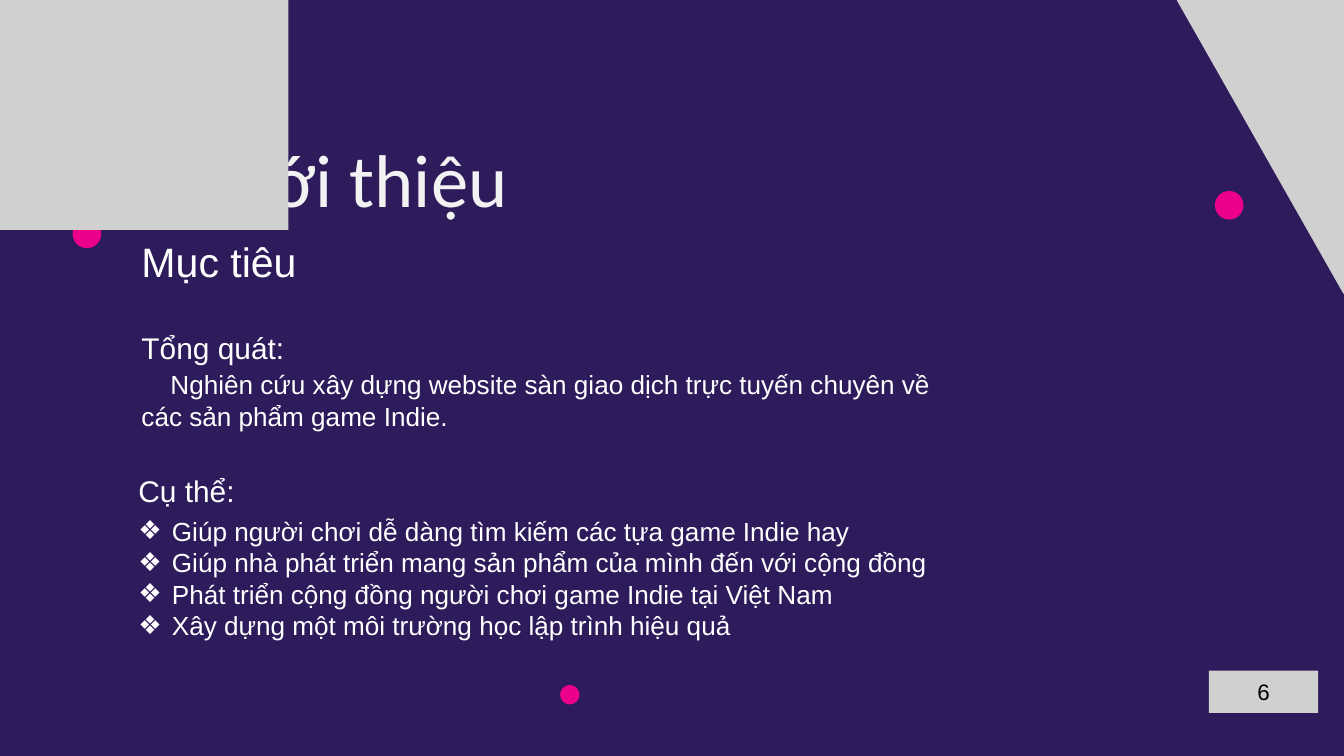
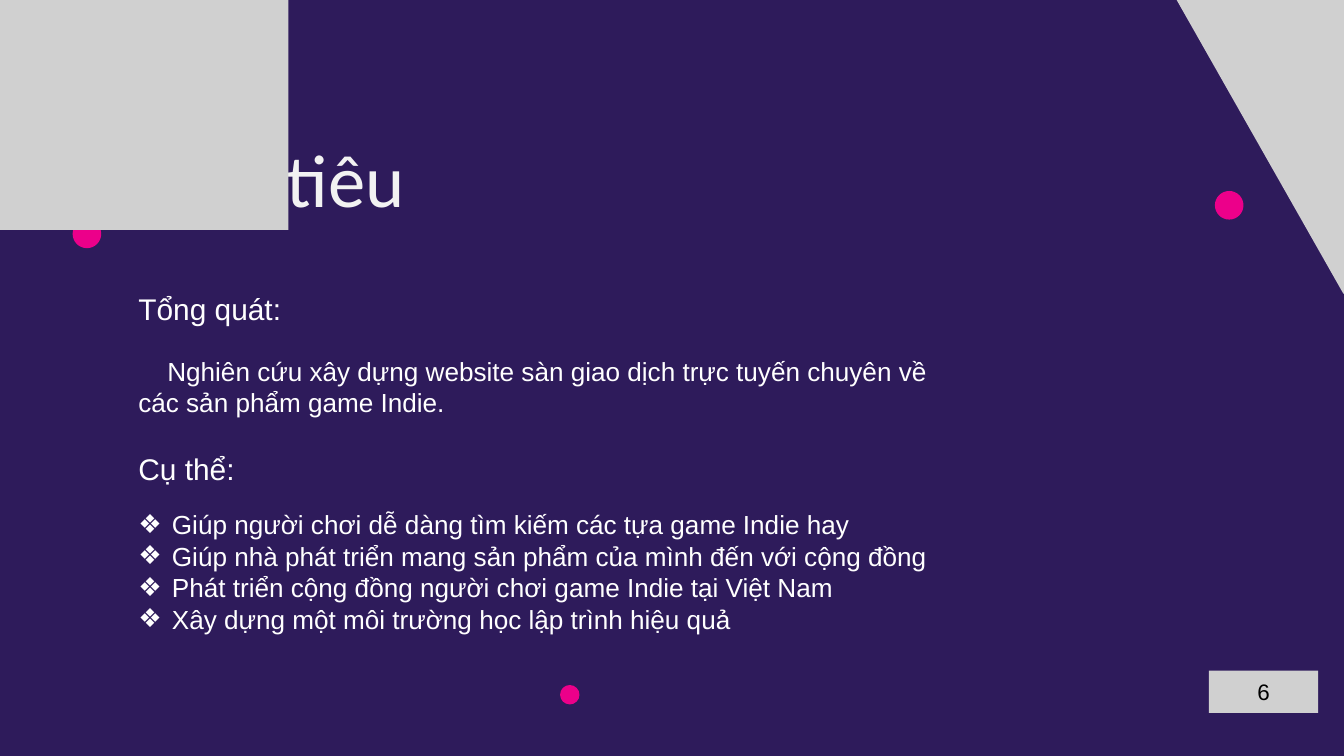
Before and after one commit to B2012257/lvtn_indieGameForum, a slide deck: slide 6 of docs/gameIndiePPT.pptx. Drawn at 1344x756 pixels with LibreOffice and Linux fonts; fonts in the diff are those of the drawing; grey boxes stand for pictures. Boxes give left, top, right and bottom in pixels: in the first picture for what was removed or moved away, otherwise in the second. Text is boxed around its words. In the diff, an @@ line names an element or a change of style, - is before the commit and + after.

```diff
--- a/docs/gameIndiePPT.pptx
+++ b/docs/gameIndiePPT.pptx
@@ text at [286,145,404,224]: text changed @@
-1. Giới thiệu
+Mục tiêu
@@ text removed at [141,247,296,284] @@
-Mục tiêu
@@ text "Tổng quát:": place and size @@
-text "Tổng quát:" at [141,335,284,364]
+text "Tổng quát:" at [138,296,281,325]
@@ text "Nghiên cứu xây dựng website ...": place and size @@
-text "Nghiên cứu xây dựng website ..." at [141,374,930,432]
+text "Nghiên cứu xây dựng website ..." at [138,361,927,418]
@@ text "Cụ thể:": place and size @@
-text "Cụ thể:" at [138,478,235,507]
+text "Cụ thể:" at [138,456,235,485]
@@ text "Giúp người chơi dễ dàng ...": place and size @@
-text "Giúp người chơi dễ dàng ..." at [172,520,926,641]
+text "Giúp người chơi dễ dàng ..." at [172,513,926,634]
```
Also in this commit, not shown: 10 other slides changed, 18 other files.
